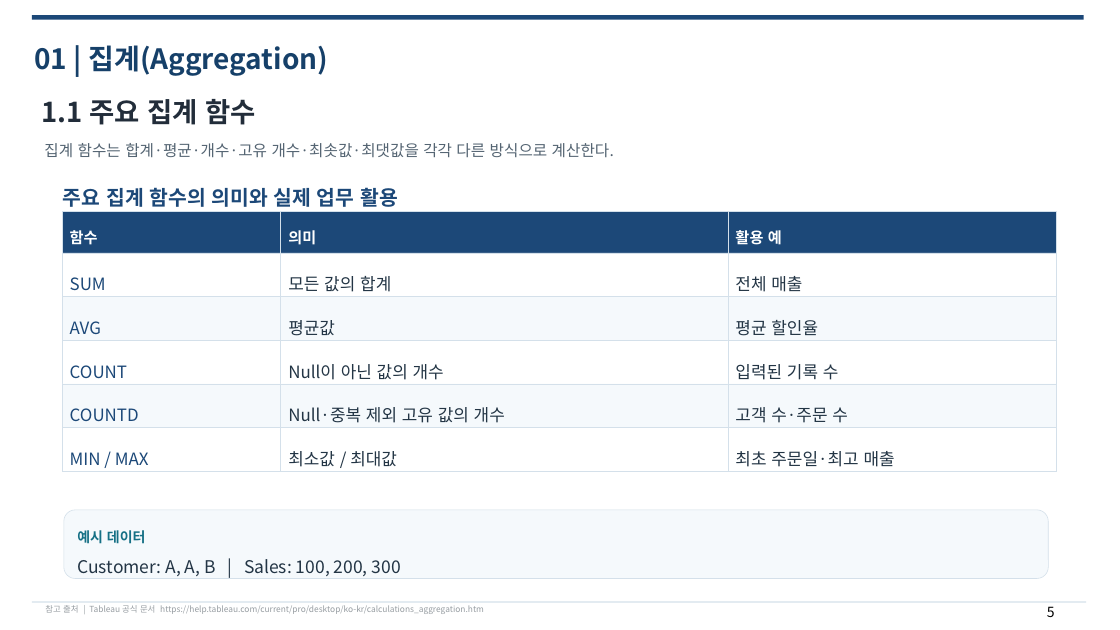
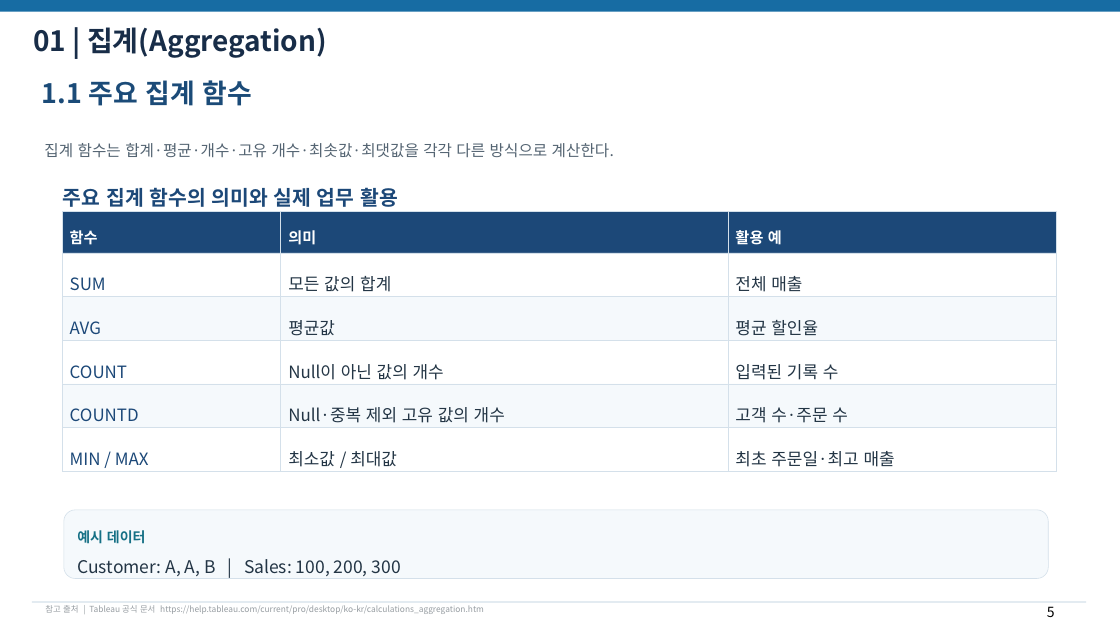
Before and after one commit to yangyuzz/HD_prepare, a slide deck: slide 5 of 양유진 교안/태블로 BI/03-1.계산된 필드.pptx. Drawn at 1120x630 pixels with LibreOffice and Linux fonts; fonts in the diff are those of the drawing. Boxes give left, top, right and bottom in pixels: in the first picture for what was removed or moved away, otherwise in the second. Text is boxed around its words. In the diff, an @@ line names an element or a change of style, - is before the commit and + after.

```diff
--- a/양유진 교안/태블로 BI/03-1.계산된 필드.pptx
+++ b/양유진 교안/태블로 BI/03-1.계산된 필드.pptx
@@ rectangle resized from (x1=32, y1=15, x2=1084, y2=19) to (x1=0, y1=0, x2=1120, y2=12) @@
@@ rectangle at (x1=0, y1=0, x2=1120, y2=12): fill #1C4878 to #176CA3 @@
@@ text "01 | 집계(Aggregation)" at (x1=33, y1=27, x2=327, y2=58): text colour #164069 to #182D48; line spacing 1.5 to 1 @@
@@ text "1.1 주요 집계 함수" at (x1=42, y1=80, x2=251, y2=106): size 23.5 to 23 pt, text colour #222D3A to #1B4B78; line spacing 1.5 to 1 @@
```
Also in this commit, not shown: 58 other slides changed, 13 other files.
